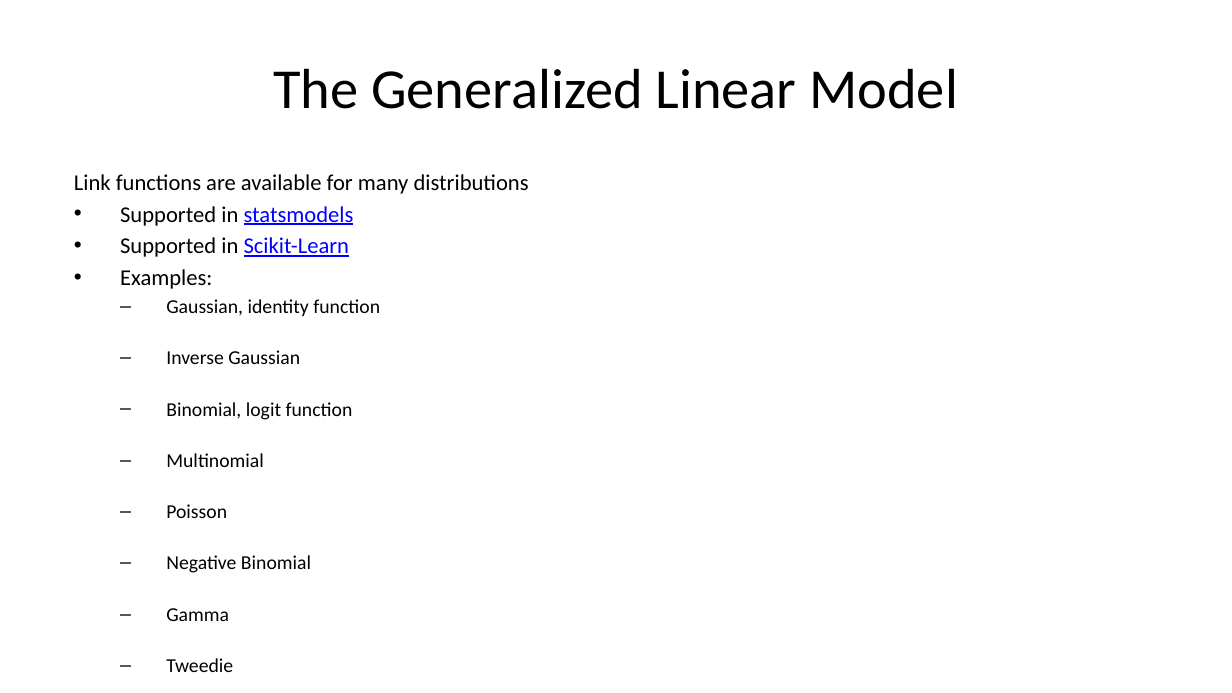
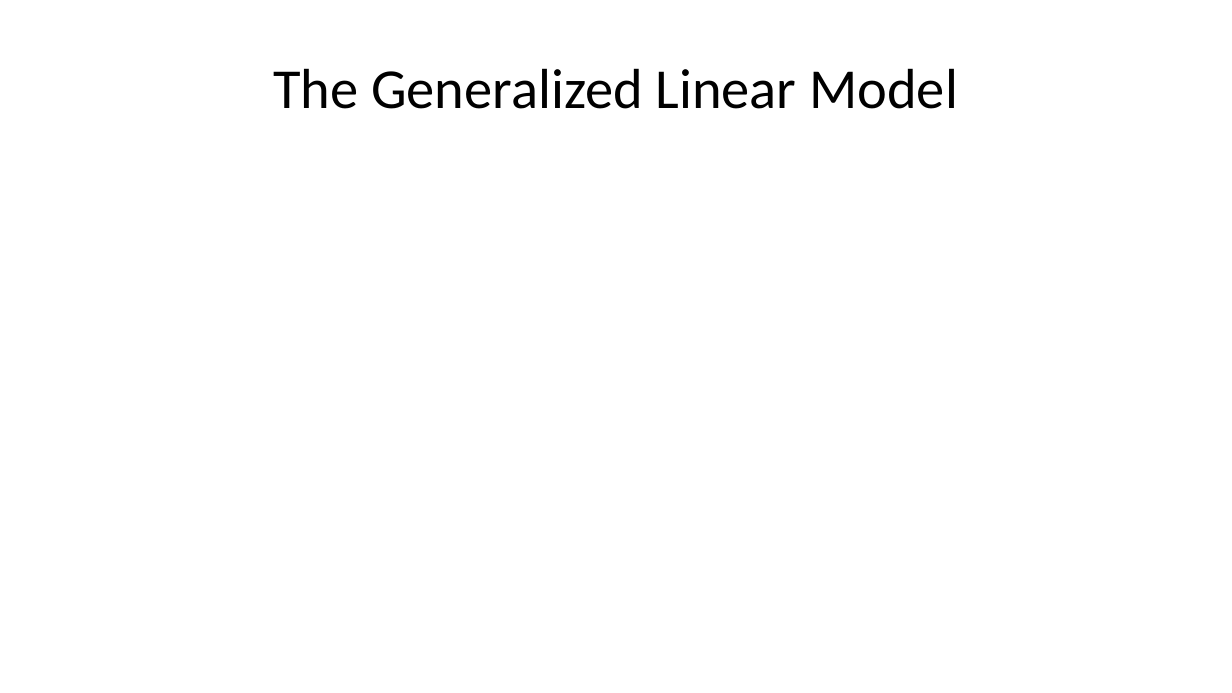
Before and after one commit to StephenElston/CSCI-E-83, a slide deck: slide 18 of LectureSlides/09_GeneralizingTheLinearModel.pptx. Drawn at 1232x693 pixels with LibreOffice and Linux fonts; fonts in the diff are those of the drawing; grey boxes stand for pictures. Boxes give left, top, right and bottom in pixels: in the first picture for what was removed or moved away, otherwise in the second. Text is boxed around its words. In the diff, an @@ line names an element or a change of style, - is before the commit and + after.

```diff
--- a/LectureSlides/09_GeneralizingTheLinearModel.pptx
+++ b/LectureSlides/09_GeneralizingTheLinearModel.pptx
@@ text removed at bbox=[74, 174, 529, 621] @@
-Link functions are available for many distributions
-• Supported in statsmodels
-• Supported in Scikit-Learn
-• Examples:
-  – Gaussian, identity function
-  – Inverse Gaussian
-  – Binomial, logit function
-  – Multinomial
-  – Poisson
-  – Negative Binomial
-  – Gamma
-  – Tweedie
```
Also in this commit, not shown: 9 other slides changed, 1 slide added, 1 slide removed.
